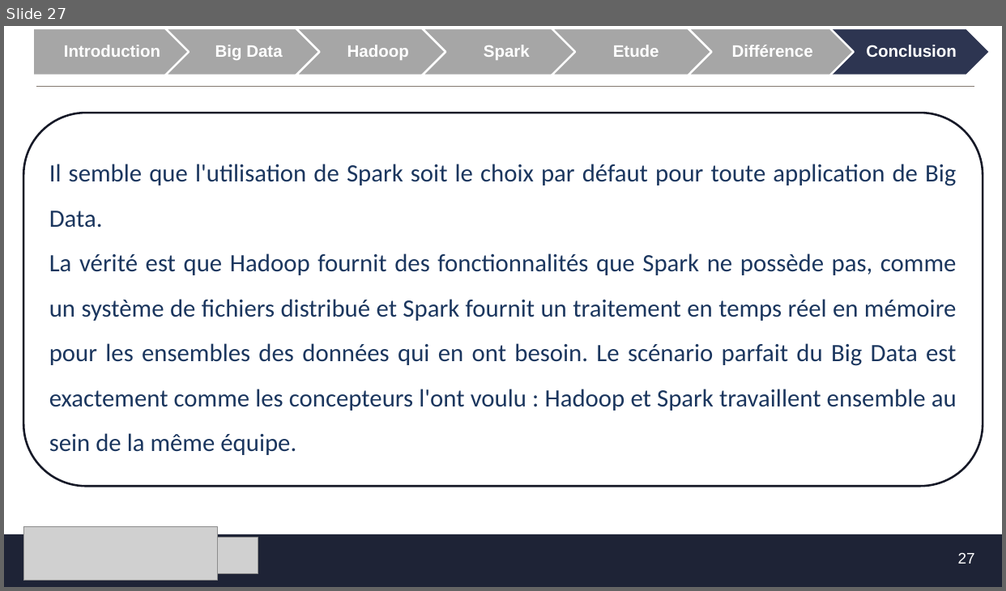
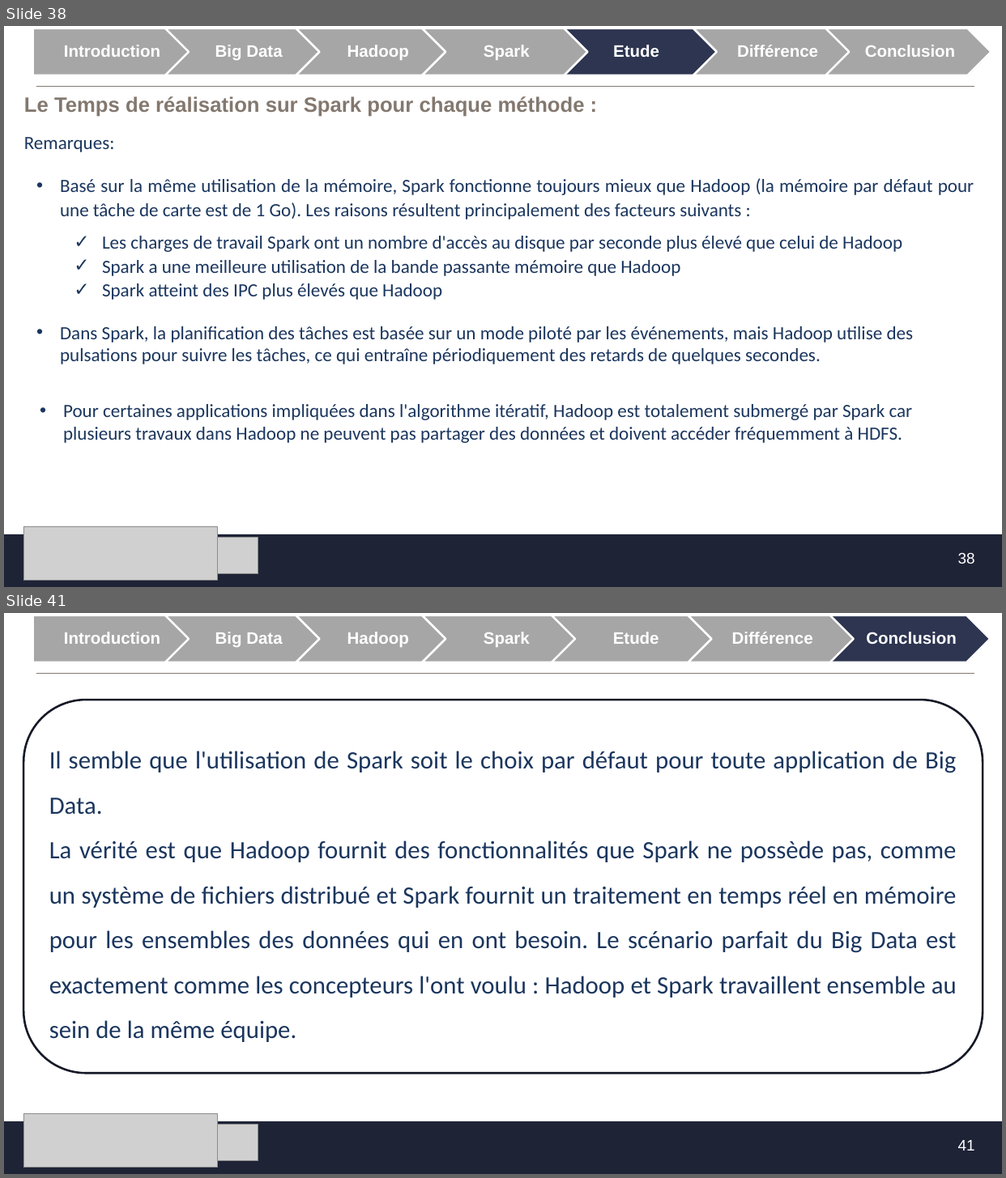
Before and after one commit to MF-13/E-Learning_Platforme, a slide deck: SFE/Présentation_SFE.pptx. Shown one above the other, each under a label of ours: slide 27 before the commit, slides 38 and 41 after it; the slides between them are not shown. The pictures are 1006x591 and 1006x1178 pixels, drawn with LibreOffice and Linux fonts; fonts in the diff are those of the drawing; grey boxes stand for pictures; background and template pictures are left out. Boxes give left, top, right and bottom in pixels: in the first picture for what was removed or moved away, otherwise in the second. Text is boxed around its words. In the diff, an @@ line names an element or a change of style, - is before the commit and + after.

```diff
--- a/SFE/Présentation_SFE.pptx
+++ b/SFE/Présentation_SFE.pptx
@@ slide 38 added at <box>4,26,1002,587</box>, background #FFFFFF; not listed: 4 template elements that a slide beside it also shows @@
@@ group added at <box>32,28,991,75</box>: 7 texts, 6 chevrons, 1 pentagon arrow @@
+Introduction
+Big Data
+Hadoop
+Etude
+Spark
+Différence
+Conclusion
@@ title added at <box>24,96,585,117</box>, 20 pt, text #83786F, bold @@
+Le Temps de réalisation sur Spark pour chaque méthode :
@@ text added at <box>24,137,115,152</box>, 18 pt, text #1B365E @@
+Remarques:
@@ text added at <box>60,178,974,300</box>, 18 pt, text #1B365E @@
+• Basé sur la même utilisation de la mémoire, Spark fonctionne toujours mieux que Hadoop (la mémoire par défaut pour une tâche de carte est de 1 Go). Les raisons résultent principalement des facteurs suivants :
+  ✓ Les charges de travail Spark ont un nombre d'accès au disque par seconde plus élevé que celui de Hadoop
+  ✓ Spark a une meilleure utilisation de la bande passante mémoire que Hadoop
+  ✓ Spark atteint des IPC plus élevés que Hadoop
@@ text added at <box>60,327,914,365</box>, 18 pt, text #1B365E @@
+• Dans Spark, la planification des tâches est basée sur un mode piloté par les événements, mais Hadoop utilise des pulsations pour suivre les tâches, ce qui entraîne périodiquement des retards de quelques secondes.
@@ text added at <box>63,404,913,443</box>, 18 pt, text #1B365E @@
+• Pour certaines applications impliquées dans l'algorithme itératif, Hadoop est totalement submergé par Spark car plusieurs travaux dans Hadoop ne peuvent pas partager des données et doivent accéder fréquemment à HDFS.
@@ picture added at <box>23,527,217,581</box> @@
@@ picture added at <box>23,538,258,574</box> @@
@@ page number added at <box>958,553,975,564</box>, 14.7 pt, text #FFFFFF @@
+38
@@ what was slide 27 is now slide 41 @@
@@ page number at <box>958,1140,975,1151</box>: text changed @@
-27
+41
```
Also in this commit, not shown: 10 slides changed, 13 other slides added.
